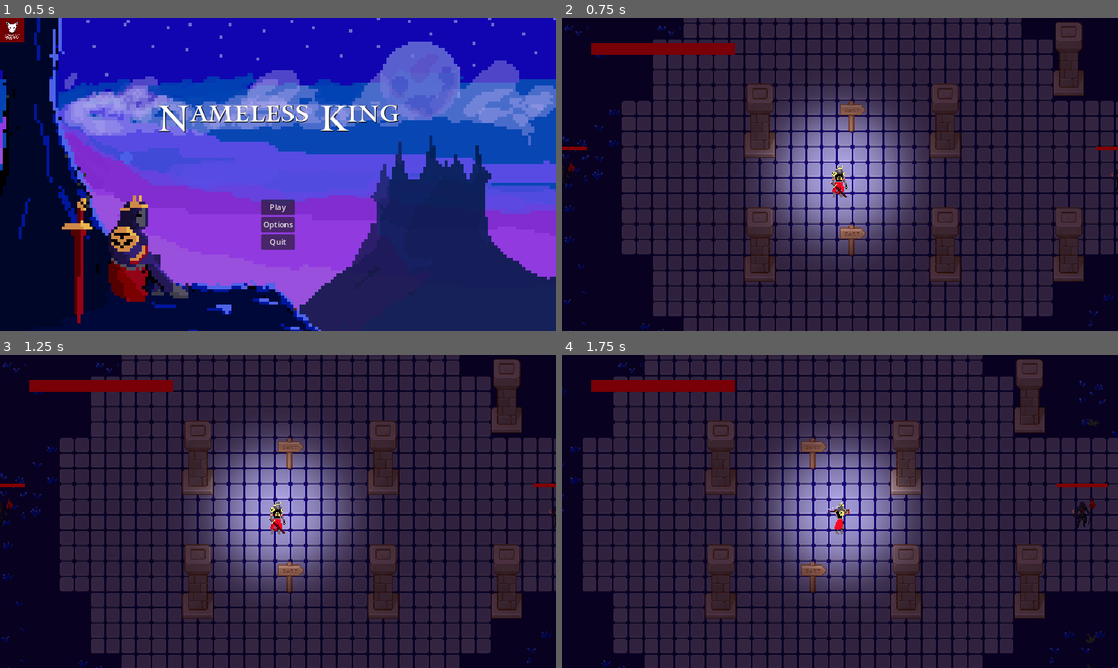
Above: before the commit, frames 1-4 (two rows, left to right).
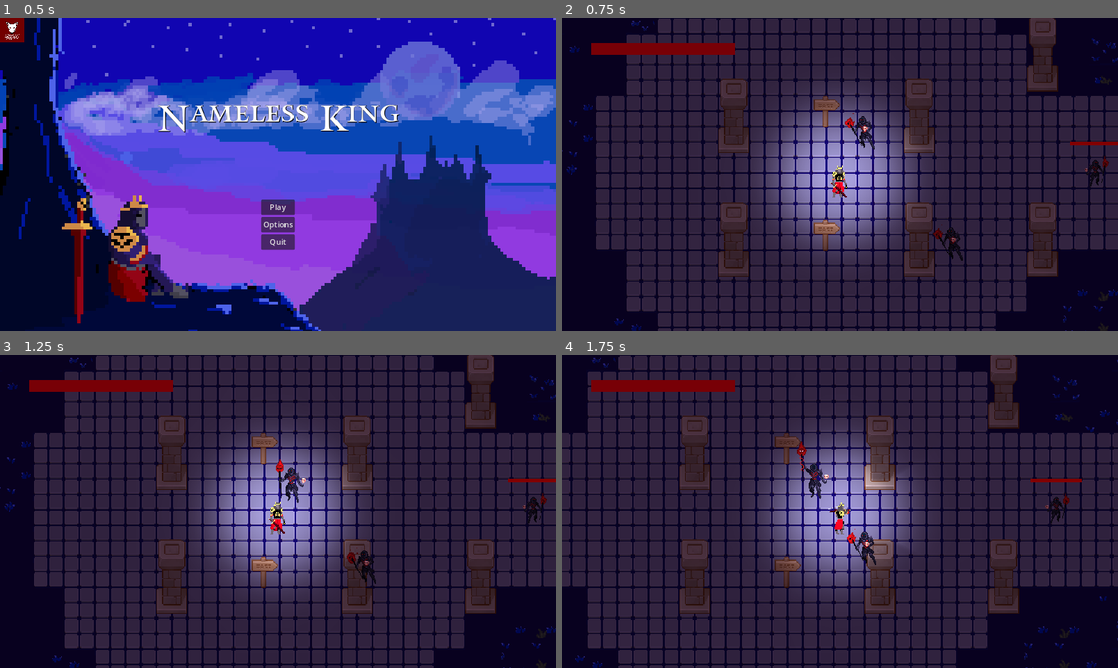
Above: after the commit, the same moments.

Repository: Mad-Rat-Interactive/Nameless-King
Game: Godot game, scene res://autoloads/scenes/main_menu.tscn
Two runs of this game, one before a commit and one after it. Both use one fixed random seed, a clock stepped at 60 frames per second and the inputs below.
Inputs:
- Up to frame 1 (0.5 s): no input
- Up to frame 2 (0.75 s): click "Play" at 0.5 s
- Up to frame 3 (1.25 s): no input
- Up to frame 4 (1.75 s): hold D (right) from 1.28 s (still down); tap E (basic_attack) at 1.35 s

Frame 1 is identical in both runs. In frame 2, 39% of the frame differs, in the area x 0-100%, y 0-100%; in frame 3, 39%; in frame 4, 40%.

Commit message:
enemy chase and attack state

Diff:
--- a/autoloads/scenes/enemy.tscn
+++ b/autoloads/scenes/enemy.tscn
@@ -1,7 +1,7 @@
 [gd_scene load_steps=8 format=3 uid="uid://cdt8tgfumtnsr"]
 
 [ext_resource type="Script" path="res://scripts/enemy.gd" id="1_4ypoi"]
-[ext_resource type="Texture2D" uid="uid://d1j8wfqafmgdy" path="res://enemy/present/Necromancer_creativekind-Sheet.png" id="1_801jo"]
+[ext_resource type="Texture2D" path="res://enemy/past/Necromancer_creativekind-Sheet.png" id="1_801jo"]
 [ext_resource type="Script" path="res://scripts/enemyhealth.gd" id="3_d6xi6"]
 
 [sub_resource type="CapsuleShape2D" id="CapsuleShape2D_2aond"]
--- a/autoloads/scenes/enemy/E_necromancer.tscn
+++ b/autoloads/scenes/enemy/E_necromancer.tscn
@@ -1,33 +1,420 @@
-[gd_scene load_steps=5 format=3 uid="uid://1255ah2k5xcx"]
-
-[ext_resource type="Texture2D" uid="uid://d1j8wfqafmgdy" path="res://enemy/past/Necromancer_creativekind-Sheet.png" id="1_oo5v1"]
+[gd_scene load_steps=58 format=3 uid="uid://1255ah2k5xcx"]
+
 [ext_resource type="Script" path="res://enemy/necromancer/E_necromancer.gd.gd" id="1_sflfa"]
 [ext_resource type="Script" path="res://scripts/classes/statemachine.gd" id="2_64ciu"]
-
-[sub_resource type="RectangleShape2D" id="RectangleShape2D_hn53g"]
-size = Vector2(14, 30)
+[ext_resource type="Texture2D" uid="uid://d1j8wfqafmgdy" path="res://enemy/present/Necromancer_creativekind-Sheet.png" id="2_in20k"]
+[ext_resource type="Texture2D" uid="uid://d1j8wfqafmgdy" path="res://enemy/past/Necromancer_creativekind-Sheet.png" id="3_3ir57"]
+[ext_resource type="Script" path="res://scripts/enemyhealth.gd" id="4_jihrk"]
+[ext_resource type="Script" path="res://enemy/necromancer/EnemyIdle.gd" id="4_njccg"]
+[ext_resource type="Script" path="res://enemy/necromancer/EnemyChase.gd" id="5_43ipp"]
+[ext_resource type="Script" path="res://enemy/necromancer/EnemyAttack.gd" id="6_wn0gn"]
+[ext_resource type="Script" path="res://enemy/necromancer/EnemyAttackFinish.gd" id="8_76yaw"]
+
+[sub_resource type="AtlasTexture" id="AtlasTexture_snmvr"]
+atlas = ExtResource("2_in20k")
+region = Rect2(1280, 256, 160, 128)
+
+[sub_resource type="AtlasTexture" id="AtlasTexture_ye20j"]
+atlas = ExtResource("2_in20k")
+region = Rect2(1440, 256, 160, 128)
+
+[sub_resource type="AtlasTexture" id="AtlasTexture_hjvd3"]
+atlas = ExtResource("2_in20k")
+region = Rect2(1600, 256, 160, 128)
+
+[sub_resource type="AtlasTexture" id="AtlasTexture_mwi60"]
+atlas = ExtResource("2_in20k")
+region = Rect2(1760, 256, 160, 128)
+
+[sub_resource type="AtlasTexture" id="AtlasTexture_qsyit"]
+atlas = ExtResource("2_in20k")
+region = Rect2(1920, 256, 160, 128)
+
+[sub_resource type="AtlasTexture" id="AtlasTexture_7n6bs"]
+atlas = ExtResource("2_in20k")
+region = Rect2(0, 256, 160, 128)
+
+[sub_resource type="AtlasTexture" id="AtlasTexture_34h8d"]
+atlas = ExtResource("2_in20k")
+region = Rect2(160, 256, 160, 128)
+
+[sub_resource type="AtlasTexture" id="AtlasTexture_81hgh"]
+atlas = ExtResource("2_in20k")
+region = Rect2(320, 256, 160, 128)
+
+[sub_resource type="AtlasTexture" id="AtlasTexture_k3lgx"]
+atlas = ExtResource("2_in20k")
+region = Rect2(480, 256, 160, 128)
+
+[sub_resource type="AtlasTexture" id="AtlasTexture_2r0fe"]
+atlas = ExtResource("2_in20k")
+region = Rect2(640, 256, 160, 128)
+
+[sub_resource type="AtlasTexture" id="AtlasTexture_2t1ni"]
+atlas = ExtResource("2_in20k")
+region = Rect2(800, 256, 160, 128)
+
+[sub_resource type="AtlasTexture" id="AtlasTexture_itbap"]
+atlas = ExtResource("2_in20k")
+region = Rect2(960, 256, 160, 128)
+
+[sub_resource type="AtlasTexture" id="AtlasTexture_dwse2"]
+atlas = ExtResource("2_in20k")
+region = Rect2(1120, 256, 160, 128)
+
+[sub_resource type="AtlasTexture" id="AtlasTexture_5pmfu"]
+atlas = ExtResource("3_3ir57")
+region = Rect2(0, 128, 160, 128)
+
+[sub_resource type="AtlasTexture" id="AtlasTexture_fd5m3"]
+atlas = ExtResource("3_3ir57")
+region = Rect2(160, 128, 160, 128)
+
+[sub_resource type="AtlasTexture" id="AtlasTexture_562yb"]
+atlas = ExtResource("3_3ir57")
+region = Rect2(320, 128, 160, 128)
+
+[sub_resource type="AtlasTexture" id="AtlasTexture_j1h7u"]
+atlas = ExtResource("3_3ir57")
+region = Rect2(480, 128, 160, 128)
+
+[sub_resource type="AtlasTexture" id="AtlasTexture_u34fy"]
+atlas = ExtResource("3_3ir57")
+region = Rect2(640, 128, 160, 128)
+
+[sub_resource type="AtlasTexture" id="AtlasTexture_4bwik"]
+atlas = ExtResource("3_3ir57")
+region = Rect2(800, 128, 160, 128)
+
+[sub_resource type="AtlasTexture" id="AtlasTexture_ceyov"]
+atlas = ExtResource("3_3ir57")
+region = Rect2(960, 128, 160, 128)
+
+[sub_resource type="AtlasTexture" id="AtlasTexture_ilkux"]
+atlas = ExtResource("3_3ir57")
+region = Rect2(1120, 128, 160, 128)
+
+[sub_resource type="AtlasTexture" id="AtlasTexture_6busm"]
+atlas = ExtResource("3_3ir57")
+region = Rect2(0, 640, 160, 128)
+
+[sub_resource type="AtlasTexture" id="AtlasTexture_3shjs"]
+atlas = ExtResource("3_3ir57")
+region = Rect2(160, 640, 160, 128)
+
+[sub_resource type="AtlasTexture" id="AtlasTexture_qljbc"]
+atlas = ExtResource("3_3ir57")
+region = Rect2(320, 640, 160, 128)
+
+[sub_resource type="AtlasTexture" id="AtlasTexture_q0f4s"]
+atlas = ExtResource("3_3ir57")
+region = Rect2(480, 640, 160, 128)
+
+[sub_resource type="AtlasTexture" id="AtlasTexture_7obpv"]
+atlas = ExtResource("3_3ir57")
+region = Rect2(0, 768, 160, 128)
+
+[sub_resource type="AtlasTexture" id="AtlasTexture_e345j"]
+atlas = ExtResource("3_3ir57")
+region = Rect2(160, 768, 160, 128)
+
+[sub_resource type="AtlasTexture" id="AtlasTexture_n1ntf"]
+atlas = ExtResource("3_3ir57")
+region = Rect2(320, 768, 160, 128)
+
+[sub_resource type="AtlasTexture" id="AtlasTexture_6iakj"]
+atlas = ExtResource("3_3ir57")
+region = Rect2(480, 768, 160, 128)
+
+[sub_resource type="AtlasTexture" id="AtlasTexture_ipcnn"]
+atlas = ExtResource("3_3ir57")
+region = Rect2(640, 768, 160, 128)
+
+[sub_resource type="AtlasTexture" id="AtlasTexture_u1aof"]
+atlas = ExtResource("3_3ir57")
+region = Rect2(800, 768, 160, 128)
+
+[sub_resource type="AtlasTexture" id="AtlasTexture_ujd6n"]
+atlas = ExtResource("3_3ir57")
+region = Rect2(960, 768, 160, 128)
+
+[sub_resource type="AtlasTexture" id="AtlasTexture_bj6fr"]
+atlas = ExtResource("3_3ir57")
+region = Rect2(1120, 768, 160, 128)
+
+[sub_resource type="AtlasTexture" id="AtlasTexture_617jm"]
+atlas = ExtResource("3_3ir57")
+region = Rect2(1280, 768, 160, 128)
+
+[sub_resource type="AtlasTexture" id="AtlasTexture_4mwms"]
+atlas = ExtResource("3_3ir57")
+region = Rect2(1440, 768, 160, 128)
+
+[sub_resource type="AtlasTexture" id="AtlasTexture_lpbhq"]
+atlas = ExtResource("3_3ir57")
+region = Rect2(0, 0, 160, 128)
+
+[sub_resource type="AtlasTexture" id="AtlasTexture_wueli"]
+atlas = ExtResource("3_3ir57")
+region = Rect2(160, 0, 160, 128)
+
+[sub_resource type="AtlasTexture" id="AtlasTexture_wf86r"]
+atlas = ExtResource("3_3ir57")
+region = Rect2(320, 0, 160, 128)
+
+[sub_resource type="AtlasTexture" id="AtlasTexture_jmuxg"]
+atlas = ExtResource("3_3ir57")
+region = Rect2(480, 0, 160, 128)
+
+[sub_resource type="AtlasTexture" id="AtlasTexture_bf1ql"]
+atlas = ExtResource("3_3ir57")
+region = Rect2(640, 0, 160, 128)
+
+[sub_resource type="AtlasTexture" id="AtlasTexture_5lfry"]
+atlas = ExtResource("3_3ir57")
+region = Rect2(800, 0, 160, 128)
+
+[sub_resource type="AtlasTexture" id="AtlasTexture_dfq66"]
+atlas = ExtResource("3_3ir57")
+region = Rect2(960, 0, 160, 128)
+
+[sub_resource type="AtlasTexture" id="AtlasTexture_o6y03"]
+atlas = ExtResource("3_3ir57")
+region = Rect2(1120, 0, 160, 128)
+
+[sub_resource type="SpriteFrames" id="SpriteFrames_5hh6h"]
+animations = [{
+"frames": [{
+"duration": 1.0,
+"texture": SubResource("AtlasTexture_snmvr")
+}, {
+"duration": 1.0,
+"texture": SubResource("AtlasTexture_snmvr")
+}, {
+"duration": 1.0,
+"texture": SubResource("AtlasTexture_ye20j")
+}, {
+"duration": 1.0,
+"texture": SubResource("AtlasTexture_hjvd3")
+}, {
+"duration": 1.0,
+"texture": SubResource("AtlasTexture_mwi60")
+}, {
+"duration": 1.0,
+"texture": SubResource("AtlasTexture_qsyit")
+}],
+"loop": false,
+"name": &"attack_end",
+"speed": 10.0
+}, {
+"frames": [{
+"duration": 1.0,
+"texture": SubResource("AtlasTexture_7n6bs")
+}, {
+"duration": 1.0,
+"texture": SubResource("AtlasTexture_34h8d")
+}, {
+"duration": 1.0,
+"texture": SubResource("AtlasTexture_81hgh")
+}, {
+"duration": 1.0,
+"texture": SubResource("AtlasTexture_k3lgx")
+}, {
+"duration": 1.0,
+"texture": SubResource("AtlasTexture_2r0fe")
+}, {
+"duration": 1.0,
+"texture": SubResource("AtlasTexture_2t1ni")
+}, {
+"duration": 1.0,
+"texture": SubResource("AtlasTexture_itbap")
+}, {
+"duration": 1.0,
+"texture": SubResource("AtlasTexture_dwse2")
+}],
+"loop": false,
+"name": &"attack_warm_up",
+"speed": 10.0
+}, {
+"frames": [{
+"duration": 1.0,
+"texture": SubResource("AtlasTexture_5pmfu")
+}, {
+"duration": 1.0,
+"texture": SubResource("AtlasTexture_fd5m3")
+}, {
+"duration": 1.0,
+"texture": SubResource("AtlasTexture_562yb")
+}, {
+"duration": 1.0,
+"texture": SubResource("AtlasTexture_j1h7u")
+}, {
+"duration": 1.0,
+"texture": SubResource("AtlasTexture_u34fy")
+}, {
+"duration": 1.0,
+"texture": SubResource("AtlasTexture_4bwik")
+}, {
+"duration": 1.0,
+"texture": SubResource("AtlasTexture_ceyov")
+}, {
+"duration": 1.0,
+"texture": SubResource("AtlasTexture_ilkux")
+}],
+"loop": true,
+"name": &"chase",
+"speed": 8.0
+}, {
+"frames": [{
+"duration": 1.0,
+"texture": SubResource("AtlasTexture_6busm")
+}, {
+"duration": 1.0,
+"texture": SubResource("AtlasTexture_3shjs")
+}, {
+"duration": 1.0,
+"texture": SubResource("AtlasTexture_qljbc")
+}, {
+"duration": 1.0,
+"texture": SubResource("AtlasTexture_q0f4s")
+}],
+"loop": true,
+"name": &"damage",
+"speed": 8.0
+}, {
+"frames": [{
+"duration": 1.0,
+"texture": SubResource("AtlasTexture_7obpv")
+}, {
+"duration": 1.0,
+"texture": SubResource("AtlasTexture_e345j")
+}, {
+"duration": 1.0,
+"texture": SubResource("AtlasTexture_n1ntf")
+}, {
+"duration": 1.0,
+"texture": SubResource("AtlasTexture_6iakj")
+}, {
+"duration": 1.0,
+"texture": SubResource("AtlasTexture_ipcnn")
+}, {
+"duration": 1.0,
+"texture": SubResource("AtlasTexture_u1aof")
+}, {
+"duration": 1.0,
+"texture": SubResource("AtlasTexture_ujd6n")
+}, {
+"duration": 1.0,
+"texture": SubResource("AtlasTexture_bj6fr")
+}, {
+"duration": 1.0,
+"texture": SubResource("AtlasTexture_617jm")
+}, {
+"duration": 1.0,
+"texture": SubResource("AtlasTexture_4mwms")
+}],
+"loop": true,
+"name": &"death",
+"speed": 20.0
+}, {
+"frames": [{
+"duration": 1.0,
+"texture": SubResource("AtlasTexture_lpbhq")
+}, {
+"duration": 1.0,
+"texture": SubResource("AtlasTexture_wueli")
+}, {
+"duration": 1.0,
+"texture": SubResource("AtlasTexture_wf86r")
+}, {
+"duration": 1.0,
+"texture": SubResource("AtlasTexture_jmuxg")
+}, {
+"duration": 1.0,
+"texture": SubResource("AtlasTexture_bf1ql")
+}, {
+"duration": 1.0,
+"texture": SubResource("AtlasTexture_5lfry")
+}, {
+"duration": 1.0,
+"texture": SubResource("AtlasTexture_dfq66")
+}, {
+"duration": 1.0,
+"texture": SubResource("AtlasTexture_o6y03")
+}],
+"loop": true,
+"name": &"idle",
+"speed": 8.0
+}]
+
+[sub_resource type="CapsuleShape2D" id="CapsuleShape2D_boaph"]
+radius = 23.75
+height = 55.0
+
+[sub_resource type="CircleShape2D" id="CircleShape2D_k84rv"]
+
+[sub_resource type="StyleBoxFlat" id="StyleBoxFlat_vdhkm"]
+bg_color = Color(0.545098, 0.545098, 0.545098, 0)
+
+[sub_resource type="StyleBoxFlat" id="StyleBoxFlat_peylx"]
+bg_color = Color(0.975664, 4.57242e-06, 1.54018e-06, 1)
 
 [node name="ENecromancer" type="CharacterBody2D"]
+scale = Vector2(0.8, 0.8)
 script = ExtResource("1_sflfa")
 
-[node name="CollisionShape2D" type="CollisionShape2D" parent="."]
-position = Vector2(0, 0.400002)
-shape = SubResource("RectangleShape2D_hn53g")
-
-[node name="Sprite2D" type="Sprite2D" parent="."]
-position = Vector2(-1, -14.6)
-scale = Vector2(0.6, 0.6)
-texture = ExtResource("1_oo5v1")
-hframes = 17
-vframes = 7
-frame = 1
-
-[node name="EnemyStateMachine" type="Node2D" parent="."]
+[node name="AnimatedSprite2D" type="AnimatedSprite2D" parent="."]
+position = Vector2(0, -27)
+sprite_frames = SubResource("SpriteFrames_5hh6h")
+animation = &"attack_end"
+autoplay = "idle"
+frame = 5
+frame_progress = 1.0
+
+[node name="attackHitbox" type="Area2D" parent="."]
+
+[node name="CollisionArea" type="CollisionShape2D" parent="attackHitbox"]
+shape = SubResource("CapsuleShape2D_boaph")
+
+[node name="playerDetection" type="Area2D" parent="."]
+scale = Vector2(20, 20)
+
+[node name="DetectionArea" type="CollisionShape2D" parent="playerDetection"]
+shape = SubResource("CircleShape2D_k84rv")
+
+[node name="EnemyStateMachine" type="Node2D" parent="." node_paths=PackedStringArray("initial_state")]
 script = ExtResource("2_64ciu")
+initial_state = NodePath("EnemyIdle")
 
 [node name="EnemyIdle" type="Node2D" parent="EnemyStateMachine"]
+script = ExtResource("4_njccg")
+
+[node name="EnemyChase" type="Node2D" parent="EnemyStateMachine"]
+script = ExtResource("5_43ipp")
+
+[node name="EnemyAttackCharge" type="Node2D" parent="EnemyStateMachine"]
+script = ExtResource("6_wn0gn")
+
+[node name="EnemyAttackFinish" type="Node2D" parent="EnemyStateMachine"]
+scale = Vector2(1, 1)
+script = ExtResource("8_76yaw")
 
 [node name="take_damage_cooldown" type="Timer" parent="."]
 wait_time = 0.5
 
+[node name="Healthbar" type="ProgressBar" parent="."]
+offset_left = -10.0
+offset_top = 30.0
+offset_right = 10.0
+offset_bottom = 31.0
+theme_override_styles/background = SubResource("StyleBoxFlat_vdhkm")
+theme_override_styles/fill = SubResource("StyleBoxFlat_peylx")
+max_value = 16.0
+step = 1.0
+show_percentage = false
+script = ExtResource("4_jihrk")
+
+[connection signal="body_entered" from="attackHitbox" to="." method="_on_attack_hitbox_body_entered"]
+[connection signal="body_exited" from="attackHitbox" to="." method="_on_attack_hitbox_body_exited"]
+[connection signal="body_entered" from="playerDetection" to="." method="_on_player_detection_body_entered"]
 [connection signal="timeout" from="take_damage_cooldown" to="." method="_on_take_damage_cooldown_timeout"]
--- a/autoloads/scenes/main.tscn
+++ b/autoloads/scenes/main.tscn
@@ -1,9 +1,10 @@
-[gd_scene load_steps=8 format=3 uid="uid://dlexwhk5oynbb"]
+[gd_scene load_steps=9 format=3 uid="uid://dlexwhk5oynbb"]
 
 [ext_resource type="PackedScene" uid="uid://c5cghjvbrnlb4" path="res://autoloads/scenes/test_map.tscn" id="1_qviu6"]
 [ext_resource type="PackedScene" uid="uid://cf2thel27u0br" path="res://autoloads/scenes/player.tscn" id="2_5i3be"]
 [ext_resource type="PackedScene" uid="uid://cdt8tgfumtnsr" path="res://autoloads/scenes/enemy.tscn" id="3_jwm1u"]
 [ext_resource type="Script" path="res://scripts/Health Bar.gd" id="3_uhonl"]
+[ext_resource type="PackedScene" uid="uid://1255ah2k5xcx" path="res://autoloads/scenes/enemy/E_necromancer.tscn" id="5_lyomv"]
 
 [sub_resource type="GDScript" id="GDScript_gh7dl"]
 script/source = "extends Node2D
@@ -32,6 +33,7 @@
 
 [node name="Player" parent="." instance=ExtResource("2_5i3be")]
 y_sort_enabled = true
+position = Vector2(27, 5)
 
 [node name="Camera2D" type="Camera2D" parent="Player"]
 zoom = Vector2(2, 2)
@@ -61,4 +63,10 @@
 [node name="CanvasModulate" type="CanvasModulate" parent="."]
 color = Color(0.521413, 0.34948, 0.494242, 1)
 
+[node name="ENecromancer" parent="." instance=ExtResource("5_lyomv")]
+position = Vector2(55, -46)
+
+[node name="ENecromancer2" parent="." instance=ExtResource("5_lyomv")]
+position = Vector2(148, 78)
+
 [connection signal="health_changed" from="Player" to="Player/Health Bar" method="_on_player_health_changed"]
--- a/enemy/necromancer/E_necromancer.gd.gd
+++ b/enemy/necromancer/E_necromancer.gd.gd
@@ -1,4 +1,4 @@
-extends Node
+extends CharacterBody2D
 class_name Necromancer
 
 @export var speed = 40
@@ -10,11 +10,18 @@
 var player_inattack_zone = false
 var can_take_damage = true
 
+var can_attack = false
+
 func _ready() -> void:
 	pass
 
-func _process(delta: float) -> void:
-	pass
+func _physics_process(delta: float) -> void:
+	move_and_slide()
+
+	if velocity.x > 0:
+		$AnimatedSprite2D.flip_h = false
+	else:
+		$AnimatedSprite2D.flip_h = true
 
 func take_damage():
 	if !player_inattack_zone or !Global.player_current_attack:
@@ -30,3 +37,15 @@
 
 func _on_take_damage_cooldown_timeout():
 	can_take_damage = true
+
+func _on_player_detection_body_entered(body: Node2D) -> void:
+	if body is Player:
+		player = body
+
+func _on_attack_hitbox_body_entered(body: Node2D) -> void:
+	if body is Player:
+		can_attack = true
+
+func _on_attack_hitbox_body_exited(body: Node2D) -> void:
+	if body is Player:
+		can_attack = false
--- /dev/null
+++ b/enemy/necromancer/EnemyAttack.gd
@@ -0,0 +1,15 @@
+extends State
+
+@onready var enemy := $"../.."
+@export var move_speed := 0.0
+
+var move_direction: Vector2
+
+func Enter():
+	enemy.velocity = Vector2.ZERO
+	$"../../AnimatedSprite2D".play("attack_warm_up")
+
+func Physics_Update(_delta: float):
+	enemy.velocity = Vector2.ZERO
+	if not $"../../AnimatedSprite2D".is_playing():
+		Transitioned.emit(self, "EnemyAttackFinish")
--- /dev/null
+++ b/enemy/necromancer/EnemyAttackFinish.gd
@@ -0,0 +1,12 @@
+extends State
+
+@onready var enemy := $"../.."
+
+func Enter():
+	enemy.velocity = Vector2.ZERO
+	$"../../AnimatedSprite2D".play("attack_end")
+
+func Physics_Update(_delta: float):
+	enemy.velocity = Vector2.ZERO
+	if not $"../../AnimatedSprite2D".is_playing():
+		Transitioned.emit(self, "EnemyIdle")
--- /dev/null
+++ b/enemy/necromancer/EnemyChase.gd
@@ -0,0 +1,26 @@
+extends State
+
+@onready var enemy := $"../.."
+@export var move_speed := 60.0
+
+func Enter():
+	$"../../AnimatedSprite2D".play("chase")
+
+func Physics_Update(_delta: float):
+	if not enemy.player:
+		enemy.player = null
+		Transitioned.emit(self, "EnemyIdle")
+
+	if enemy.can_attack:
+		Transitioned.emit(self, "EnemyAttackCharge")
+
+	var direction : Vector2 = enemy.player.global_position - enemy.global_position
+
+	if direction.length() > 25:
+		enemy.velocity = direction.normalized() * move_speed
+	else:
+		enemy.velocity = Vector2()
+
+	if direction.length() > 200:
+		enemy.player = null
+		Transitioned.emit(self, "EnemyIdle")
--- a/enemy/necromancer/EnemyIdle.gd
+++ b/enemy/necromancer/EnemyIdle.gd
@@ -1,13 +1,32 @@
 extends State
 
+@onready var enemy := $"../.."
+@export var move_speed := 30.0
+
+var move_direction: Vector2
+var wander_time: float
+
+func randomise_wander():
+	move_direction = Vector2(randf_range(-1, 1), randf_range(-1, 1)).normalized()
+	wander_time = randf_range(1, 2)
+
 func Enter():
-	pass
+	$"../../AnimatedSprite2D".play("idle")
+	randomise_wander()
+
+func Update(_delta):
+	if wander_time > 0:
+		wander_time -= _delta
+	else:
+		randomise_wander()
+
+func Physics_Update(_delta: float):
+	if enemy.can_attack:
+		Transitioned.emit(self, "EnemyAttackCharge")
+	if enemy:
+		enemy.velocity = move_direction * move_speed
+	if enemy.player:
+		Transitioned.emit(self, "EnemyChase")
 
 func Exit():
 	pass
-
-func Update():
-	pass
-
-func Physics_Update(_delta: float):
-	pass
--- a/scripts/classes/state.gd
+++ b/scripts/classes/state.gd
@@ -1,5 +1,7 @@
 extends Node
 class_name State
+
+signal Transitioned
 
 func Enter():
 	pass
@@ -7,7 +9,7 @@
 func Exit():
 	pass
 
-func Update():
+func Update(delta: float):
 	pass
 
 func Physics_Update(_delta: float):
--- a/scripts/classes/statemachine.gd
+++ b/scripts/classes/statemachine.gd
@@ -9,6 +9,7 @@
 	for child in get_children():
 		if child is State:
 			states[child.name.to_lower()] = child
+			child.Transitioned.connect(on_child_transition)
 		else:
 			push_error(child.name.to_lower(), "is not a State")
 
@@ -18,13 +19,13 @@
 
 func _process(delta: float) -> void:
 	if current_state:
-		current_state.update(delta)
+		current_state.Update(delta)
 
 func _physics_process(delta: float) -> void:
 	if current_state:
 		current_state.Physics_Update(delta)
 
-func on_child_update(state, new_state_name) -> void:
+func on_child_transition(state, new_state_name) -> void:
 	if state != current_state:
 		return
 
@@ -33,8 +34,8 @@
 		return
 
 	if current_state:
-		current_state.exit()
+		current_state.Exit()
 
-	new_state.enter()
+	new_state.Enter()
 
 	current_state = new_state
--- a/scripts/player.gd
+++ b/scripts/player.gd
@@ -1,4 +1,5 @@
 extends CharacterBody2D
+class_name Player
 
 @export var speed = 1.5
 
